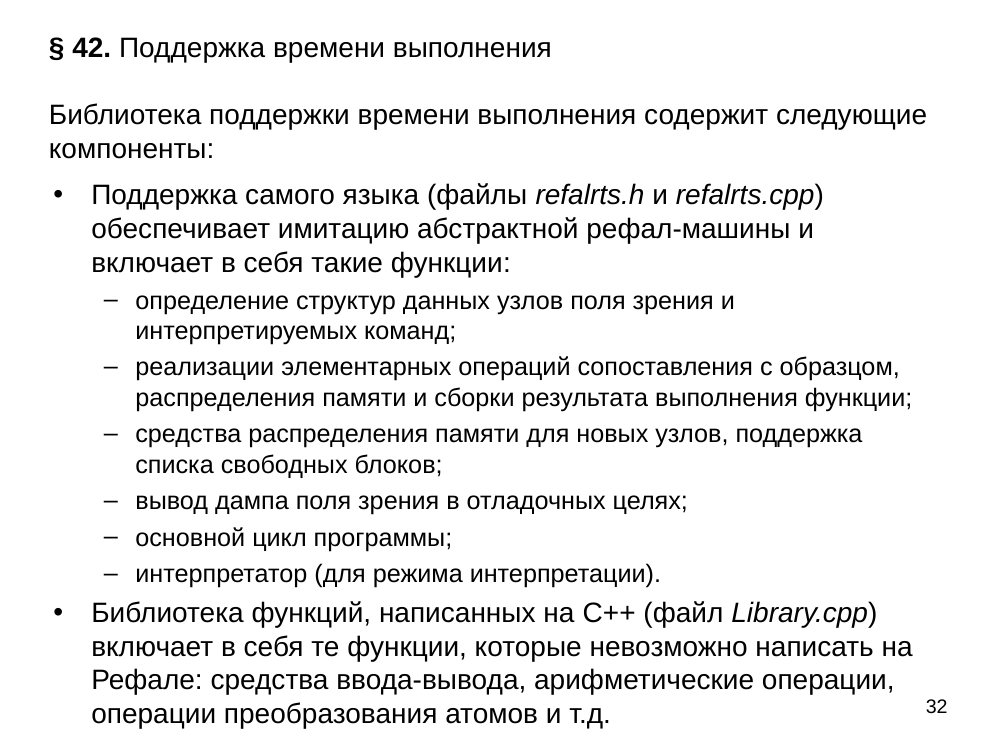
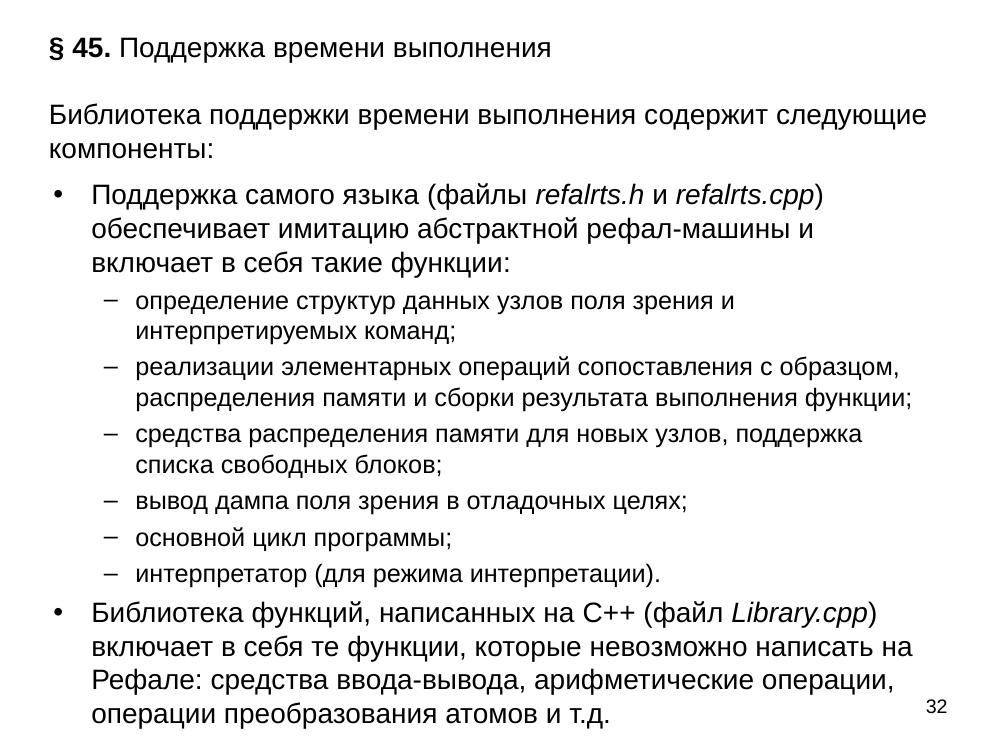
Before and after one commit to bmstu-iu9/refal-5-lambda, a slide deck: slide 32 of doc/Компилятор Простого Рефала.ppt. Drawn at 1008x756 pixels with LibreOffice and Linux fonts; fonts in the diff are those of the drawing. Boxes give left, top, right and bottom in pixels: in the first picture for what was removed or moved away, otherwise in the second. Text is boxed around its words. In the diff, an @@ line names an element or a change of style, - is before the commit and + after.

```diff
--- a/doc/Компилятор Простого Рефала.ppt
+++ b/doc/Компилятор Простого Рефала.ppt
@@ title at (49, 37, 927, 159): text changed @@
-§ 42. Поддержка времени выполнения
-Библиотека поддержки времени выполнения содержит следующие компоненты:
+§ 45. Поддержка времени выполнения
+Библиотека поддержки времени выполнения содержит следующие компоненты:
```
Also in this commit, not shown: 4 other slides changed, 1 other file.
